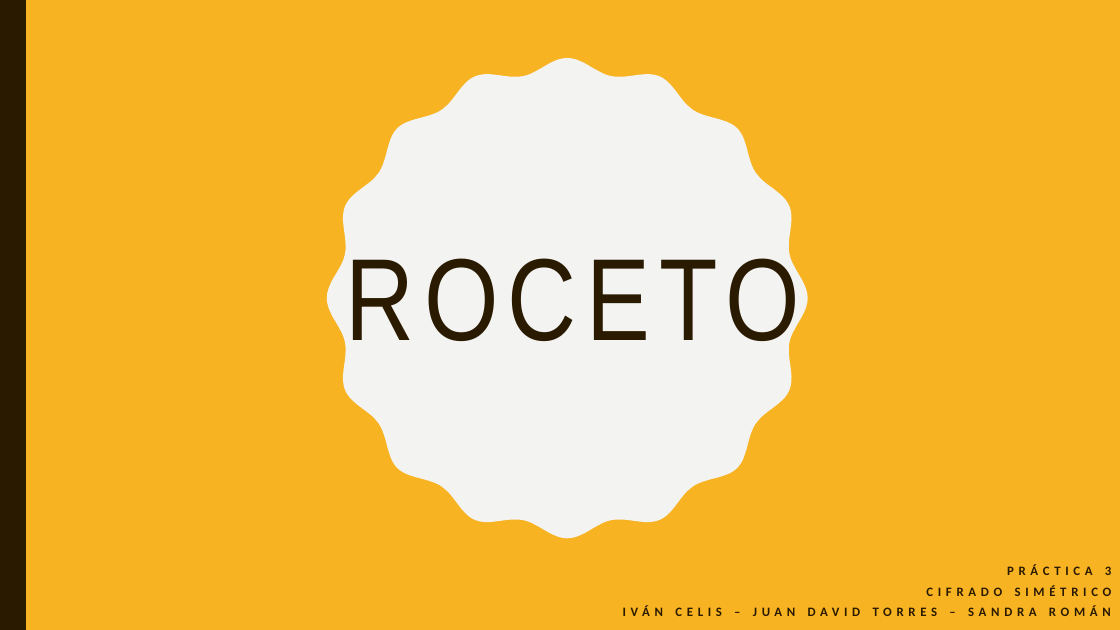
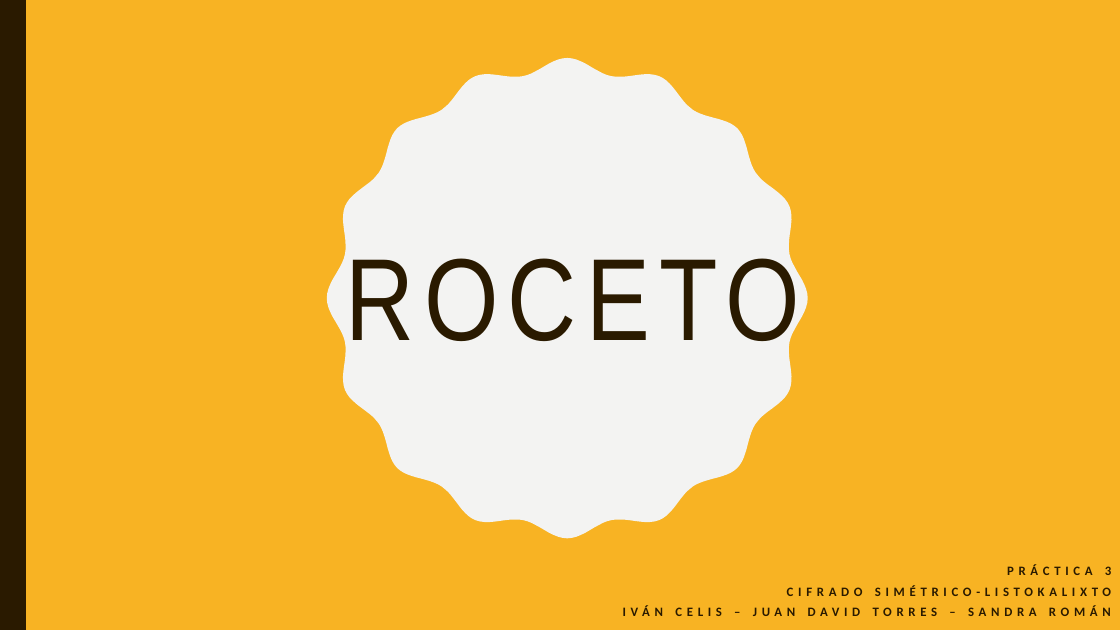
Before and after one commit to CelisIvan/CipherAlgorithm, a slide deck: slide 1 of algoritmo.pptx. Drawn at 1120x630 pixels with LibreOffice and Linux fonts; fonts in the diff are those of the drawing. Boxes give left, top, right and bottom in pixels: in the first picture for what was removed or moved away, otherwise in the second. Text is boxed around its words. In the diff, an @@ line names an element or a change of style, - is before the commit and + after.

```diff
--- a/algoritmo.pptx
+++ b/algoritmo.pptx
@@ subtitle at <box>787,585,1111,596</box>: text changed @@
-CIFRADO SIMÉTRICO
+CIFRADO SIMÉTRICO-LISTOKALIXTO
```
Also in this commit, not shown: 3 other files.
